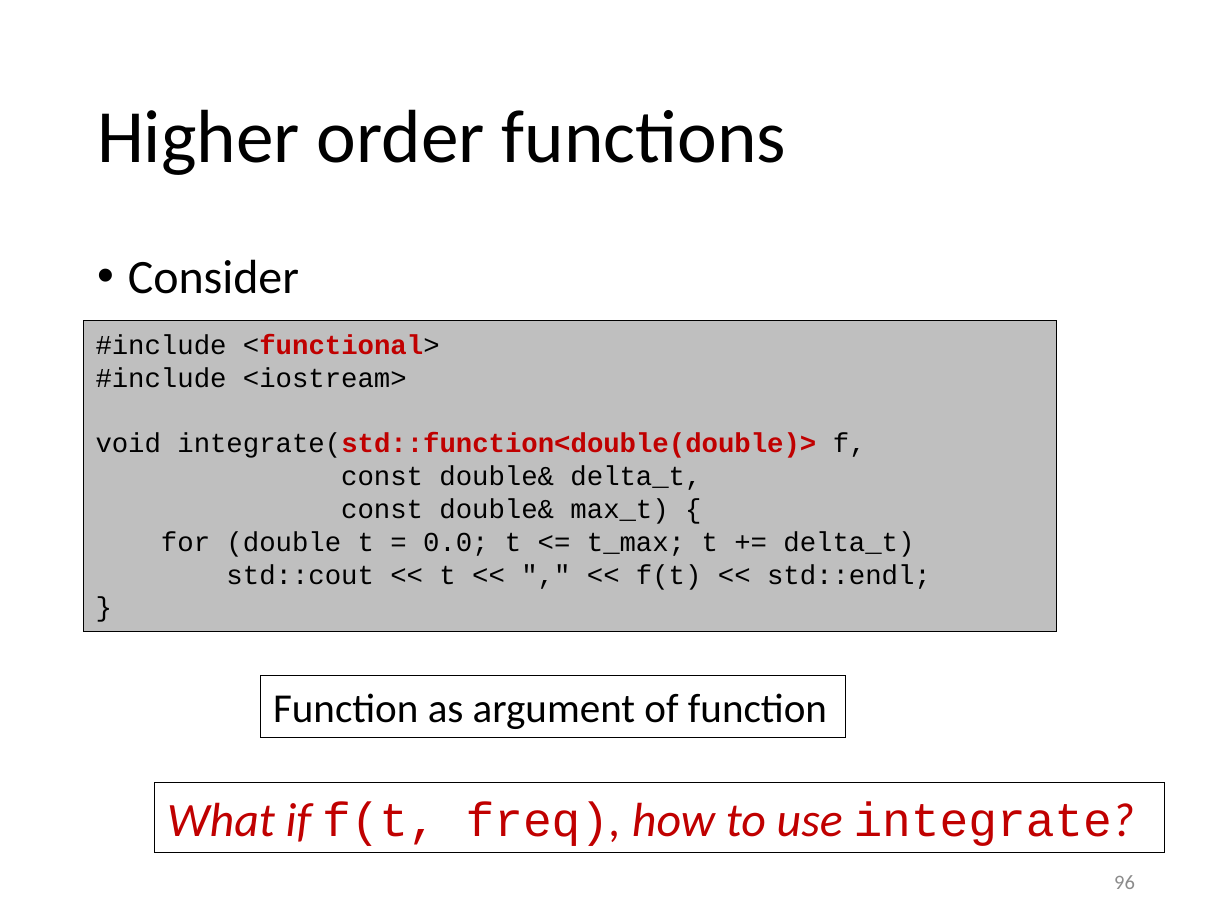
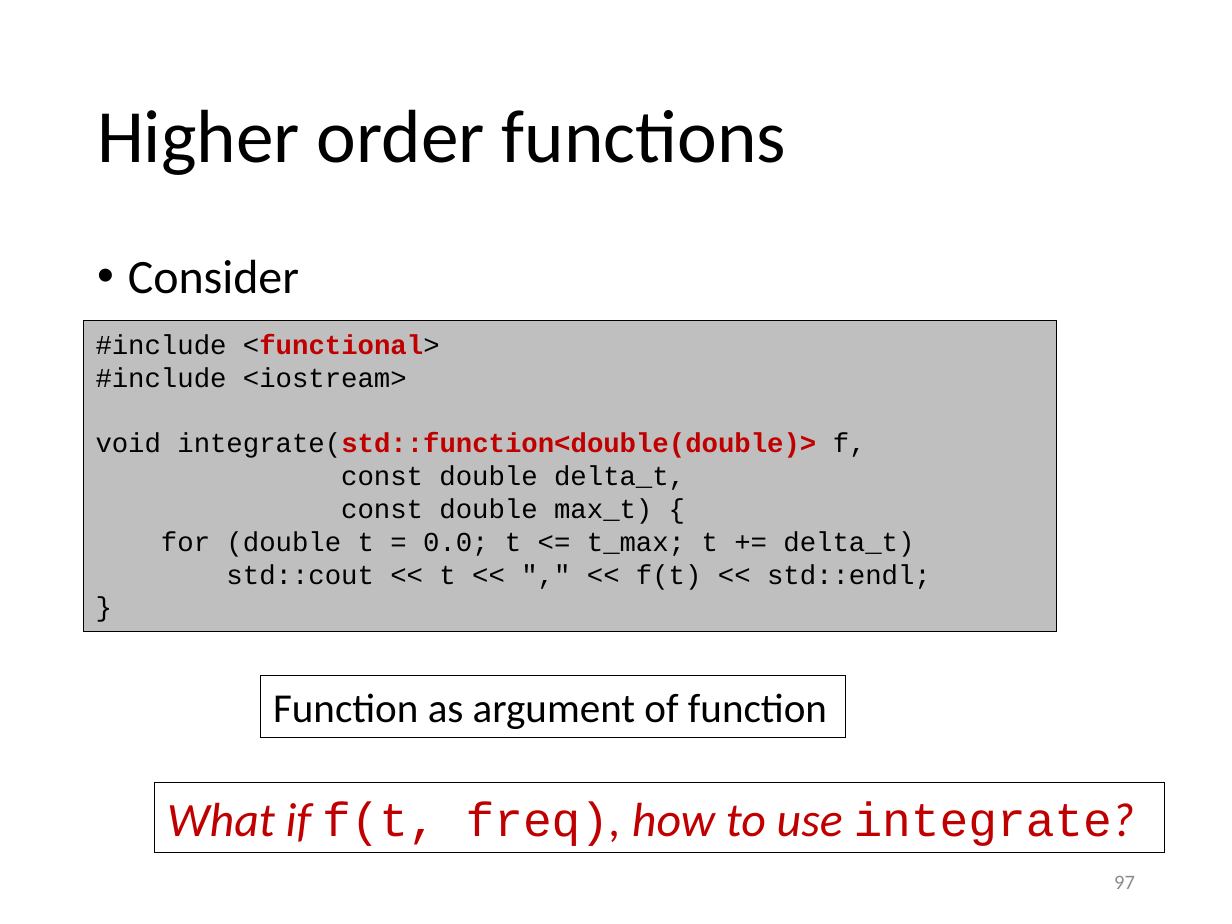
Before and after one commit to gjbex/Scientific-C-plus-plus, a slide deck: slide 97 of scientific_cpp.pptx (slide 96 before the commit). Drawn at 1232x924 pixels with LibreOffice and Linux fonts; fonts in the diff are those of the drawing. Boxes give left, top, right and bottom in pixels: in the first picture for what was removed or moved away, otherwise in the second. Text is boxed around its words. In the diff, an @@ line names an element or a change of style, - is before the commit and + after.

```diff
--- a/scientific_cpp.pptx
+++ b/scientific_cpp.pptx
@@ text in rectangle at (341,466,685,524): text changed @@
-const double& delta_t,
-const double& max_t) {
+const double delta_t,
+const double max_t) {
@@ page number at (1114,876,1135,889): text changed @@
-96
+97
```
Also in this commit, not shown: 18 other slides changed, 1 slide added.
